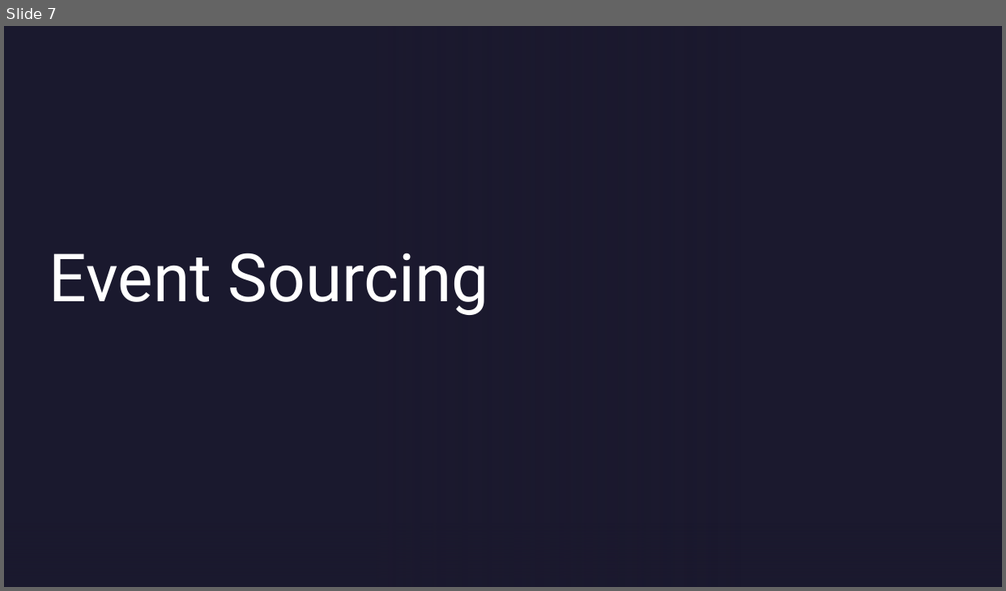
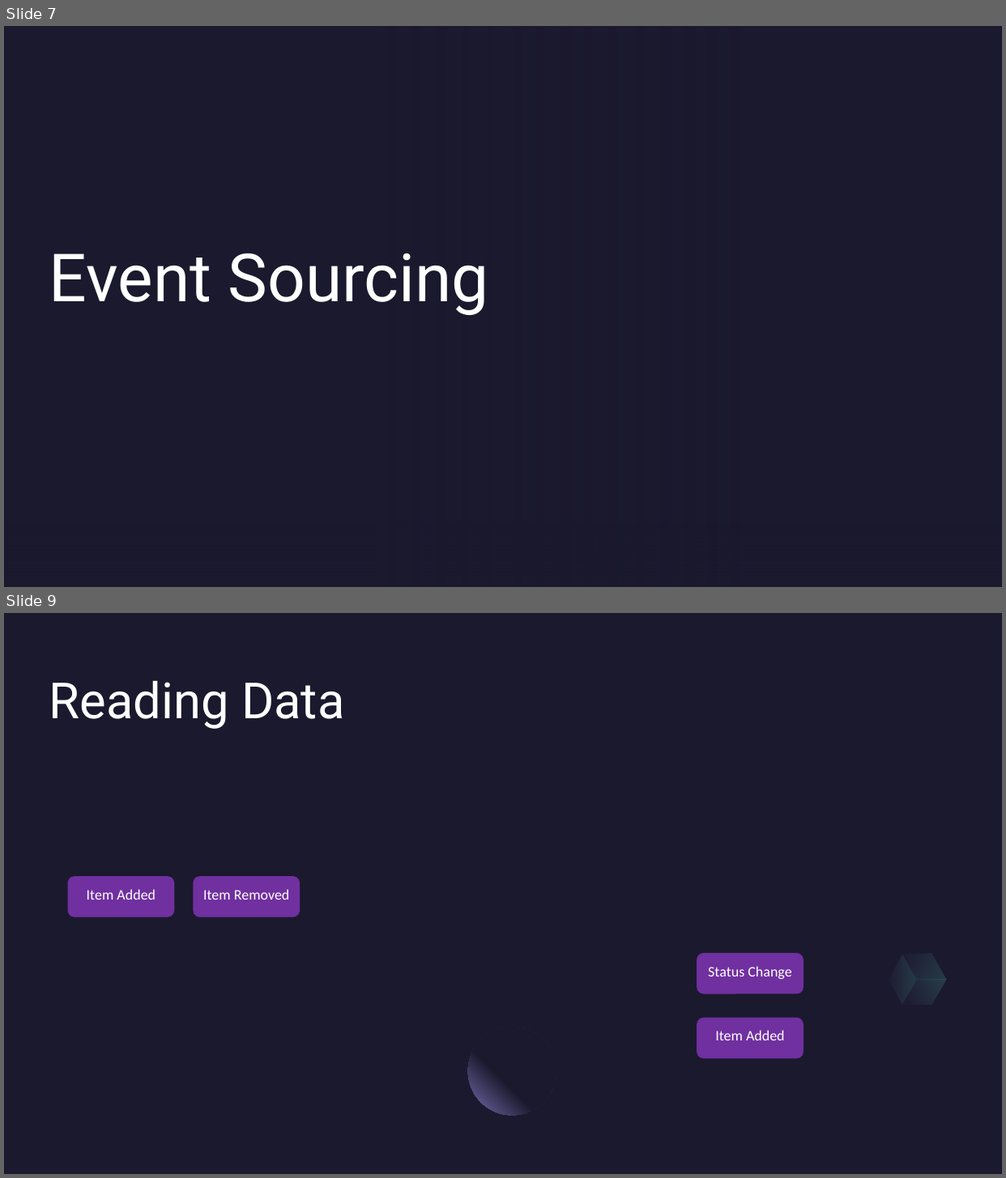
Before and after one commit to reyno120/event-sourcing-in-azure, a slide deck: DDD & Event Sourcing.pptx. Shown one above the other, each under a label of ours: slide 7 before the commit, slides 7 and 9 after it; the slides between them are not shown. The pictures are 1006x591 and 1006x1178 pixels, drawn with LibreOffice and Linux fonts; fonts in the diff are those of the drawing; background and template pictures are left out. Boxes give left, top, right and bottom in pixels: in the first picture for what was removed or moved away, otherwise in the second. Text is boxed around its words. In the diff, an @@ line names an element or a change of style, - is before the commit and + after.

```diff
--- a/DDD & Event Sourcing.pptx
+++ b/DDD & Event Sourcing.pptx
@@ slide 9 added at (4, 613, 1002, 1174), background #1B192E @@
@@ text added at (49, 680, 344, 729), 48 pt, text #FFFFFF @@
+Reading Data
@@ rounded rectangle added at (68, 876, 175, 918), fill #7030A0 @@
@@ rounded rectangle added at (194, 876, 300, 918), fill #7030A0 @@
@@ text added at (87, 889, 155, 900), 14 pt, text #FFFFFF @@
+Item Added
@@ text added at (203, 889, 290, 900), 14 pt, text #FFFFFF @@
+Item Removed
@@ freeform shape added at (895, 941, 954, 993), fill gradient #2C284A to #5BEFC1 @@
@@ rounded rectangle added at (697, 953, 803, 994), fill #7030A0 @@
@@ text added at (708, 966, 791, 979), 14 pt, text #FFFFFF @@
+Status Change
@@ freeform shape added at (881, 954, 924, 1005), fill gradient #2C284A to #5BEFC1 @@
@@ freeform shape added at (902, 967, 946, 1018), fill gradient #2C284A to #5BEFC1 @@
@@ rounded rectangle added at (697, 1018, 803, 1059), fill #7030A0 @@
@@ ellipse added at (468, 1027, 556, 1115), fill gradient #1B192E to #7771B2 @@
@@ text added at (715, 1030, 785, 1041), 14 pt, text #FFFFFF @@
+Item Added
```
Also in this commit, not shown: 2 slides changed, 5 other slides added, 4 slides removed.
